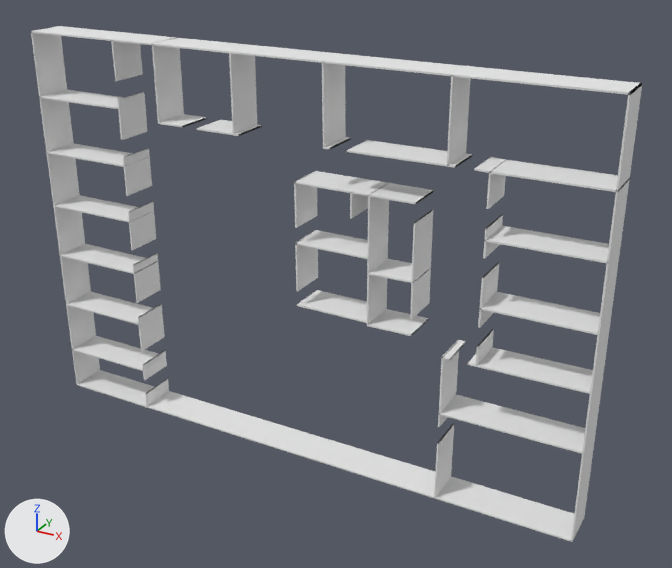
Renders of the OBJ model ros2_ws/src/my_hospital_rmf/models/hospital_L1/meshes/wall_1.obj from each side of a commit.
Rendered twice from a 50 mm camera at (46.8, -46.9, 35.2) aimed at (21.3, -0.5, 12.0). Arrows for +X, +Y and +Z are at lower left; the lights stay in place. The older version comes first. Where no turn or scale is listed for an object, it has been applied to the vertices. Vertices at exactly the same position are counted once.

Names of what the first picture shows: 'walls'.
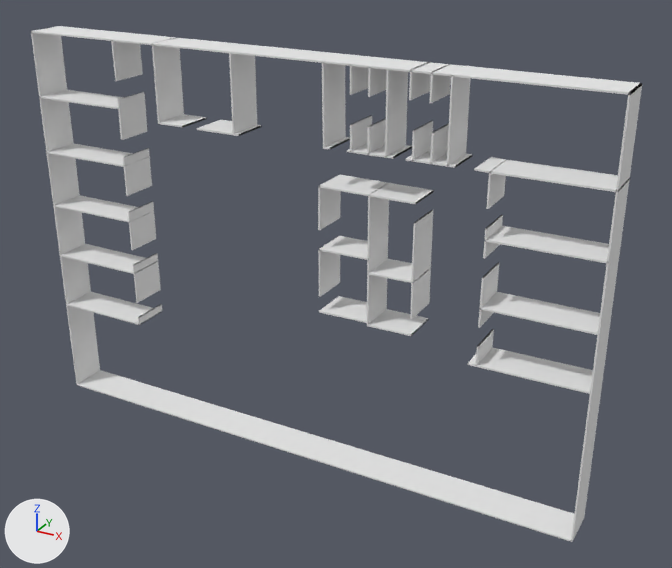
Where the change shows, as pixel boxes (x1, y1, x2, y2) in the pictures (672 x 568 px; the box of a moved part takes in the faces that stretch with it):
part 1 of me_walls, moved or reshaped: before (294, 171, 317, 228); after (318, 174, 341, 230)
part 2 of me_walls, moved or reshaped: before (295, 230, 318, 291); after (318, 236, 340, 297)
part 3 of me_walls, moved or reshaped: before (350, 192, 368, 219); after (385, 70, 408, 157)
part 4 of me_walls, moved or reshaped: before (441, 340, 466, 360); after (386, 145, 412, 159)
part 5 of me_walls, moved or reshaped: before (440, 395, 585, 454); after (405, 150, 449, 167)
part 6 of me_walls, moved or reshaped: before (434, 424, 454, 498); after (368, 68, 387, 97)
part 7 of me_walls, moved or reshaped: before (439, 340, 459, 413); after (350, 64, 369, 95)
part 8 of me_walls, moved or reshaped: before (438, 413, 448, 427); after (350, 115, 372, 151)
part 9 of me_walls, moved or reshaped: before (138, 311, 165, 351); after (367, 118, 386, 153)
part 10 of me_walls, moved or reshaped: before (142, 351, 166, 371); after (409, 62, 431, 100)
part 11 of me_walls, moved or reshaped: before (143, 356, 167, 380); after (429, 64, 451, 103)
part 12 of me_walls, moved or reshaped: before (145, 379, 169, 406); after (412, 121, 433, 162)
part 13 of me_walls, added: after (430, 123, 449, 164)
part 14 of me_walls, deleted: before (72, 336, 158, 371)
part 15 of me_walls, moved or reshaped: before (294, 140, 472, 323); after (319, 143, 472, 323)

The change, as a diff of the scene's bpy script:
```diff
--- a/ros2_ws/src/my_hospital_rmf/models/hospital_L1/meshes/wall_1.obj.py
+++ b/ros2_ws/src/my_hospital_rmf/models/hospital_L1/meshes/wall_1.obj.py
@@ me_walls @@
 # used by ob_walls; location = (0.0, 0.0, 0.0)
-me_walls.from_pydata(...)  # 478 vertices, 600 faces; spans x 0.0..38.0, y -2.5..0.0, z 0.0..26.0
+me_walls.from_pydata(...)  # 486 vertices, 610 faces; spans x 0.0..38.0, y -2.5..0.0, z 0.0..26.0
+# me_walls part 1: the loose piece of 8 vertices spanning x 19.6..19.7, y -2.5..0.0, z 16.1..18.9 is moved by (1.6, 0.0, 0.1)
+# me_walls part 2: the loose piece of 8 vertices spanning x 19.6..19.8, y -2.5..0.0, z 12.0..15.1 is moved by (1.6, 0.0, -0.1)
+# me_walls part 3: the loose piece of 8 vertices spanning x 23.3..23.4, y -2.5..0.0, z 17.3..18.9 is scaled about its middle by (0.999, 1, 2.96), then moved by (2.1, 0.0, 5.4)
+# me_walls part 4: the loose piece of 8 vertices spanning x 29.3..29.8, y -2.5..0.0, z 9.8..9.9 is moved by (-3.9, 0.0, 11.3)
+# me_walls part 5: the loose piece of 8 vertices spanning x 29.3..37.9, y -2.5..0.0, z 6.1..6.2 is scaled about its middle by (-0.29, 1, -0.961), then moved by (-5.7, 0.0, 15.1)
+# me_walls part 6: the loose piece of 8 vertices spanning x 29.3..29.4, y -2.5..0.0, z 0.1..4.1 is scaled about its middle by (1, 1, 0.4), then moved by (-4.9, 0.0, 23.0)
+# me_walls part 7: the loose piece of 8 vertices spanning x 29.3..29.4, y -2.5..0.0, z 6.1..9.9 is scaled about its middle by (-0.992, 1, -0.423), then moved by (-6.1, 0.0, 17.2)
+# me_walls part 8: the loose piece of 8 vertices spanning x 29.3..29.4, y -2.5..0.0, z 5.2..6.2 is scaled about its middle by (0.986, 1, 1.61), then moved by (-6.0, 0.0, 16.2)
+# me_walls part 9: the loose piece of 8 vertices spanning x 6.8..6.9, y -2.5..0.0, z 4.6..6.7 is scaled about its middle by (0.87, 1, 0.747), then moved by (17.6, 0.0, 16.3)
+# me_walls part 10: the loose piece of 8 vertices spanning x 6.7..6.9, y -2.5..0.0, z 3.0..3.5 is scaled about its middle by (-0.891, 1, -3.13), then moved by (20.0, 0.0, 22.0)
+# me_walls part 11: the loose piece of 8 vertices spanning x 6.7..6.9, y -2.5..0.0, z 2.3..3.1 is scaled about its middle by (0.764, 1, 1.99), then moved by (21.2, 0.0, 22.5)
+# me_walls part 12: the loose piece of 8 vertices spanning x 6.8..6.9, y -2.5..0.0, z 0.1..1.2 is scaled about its middle by (0.875, 1, 1.58), then moved by (20.3, 0.0, 21.4)
+# me_walls part 13: the loose piece of 8 vertices spanning x 29.0..29.1, y -2.5..0.0, z 21.2..26.0 is copied, and the copy is scaled about its middle by (1, 1, 0.354), then moved by (-0.9, 0.0, -1.5); it spans x 28.1..28.2, y -2.5..0.0, z 21.2..22.9
+# me_walls part 14: the loose piece of 8 vertices spanning x 0.1..6.9, y -2.5..0.0, z 3.0..3.1 is deleted
+# me_walls part 15
+# 6 faces are deleted
+# 4 vertices in x 19.6, y -2.5..0.0, z 18.8..18.9 move by (1.7, 0.0, 0.0)
+# 4 vertices in x 19.6, y -2.5..0.0, z 15.0..15.1 move by (1.6, 0.0, -0.1)
+# 4 vertices in x 19.7, y -2.5..0.0, z 11.0..11.1 move by (1.5, 0.0, -0.1)
+# 8 vertices are added at x 25.5..29.0, y -2.5..0.0, z 21.2..21.3
+# 16 new faces join them
 me_walls.materials.append(mat_wall_1)
```
